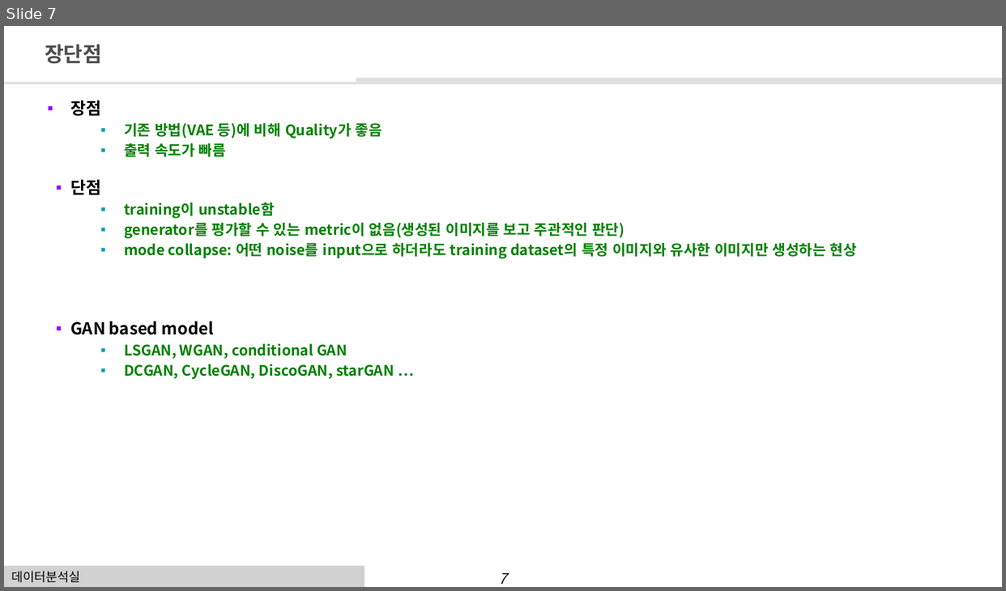
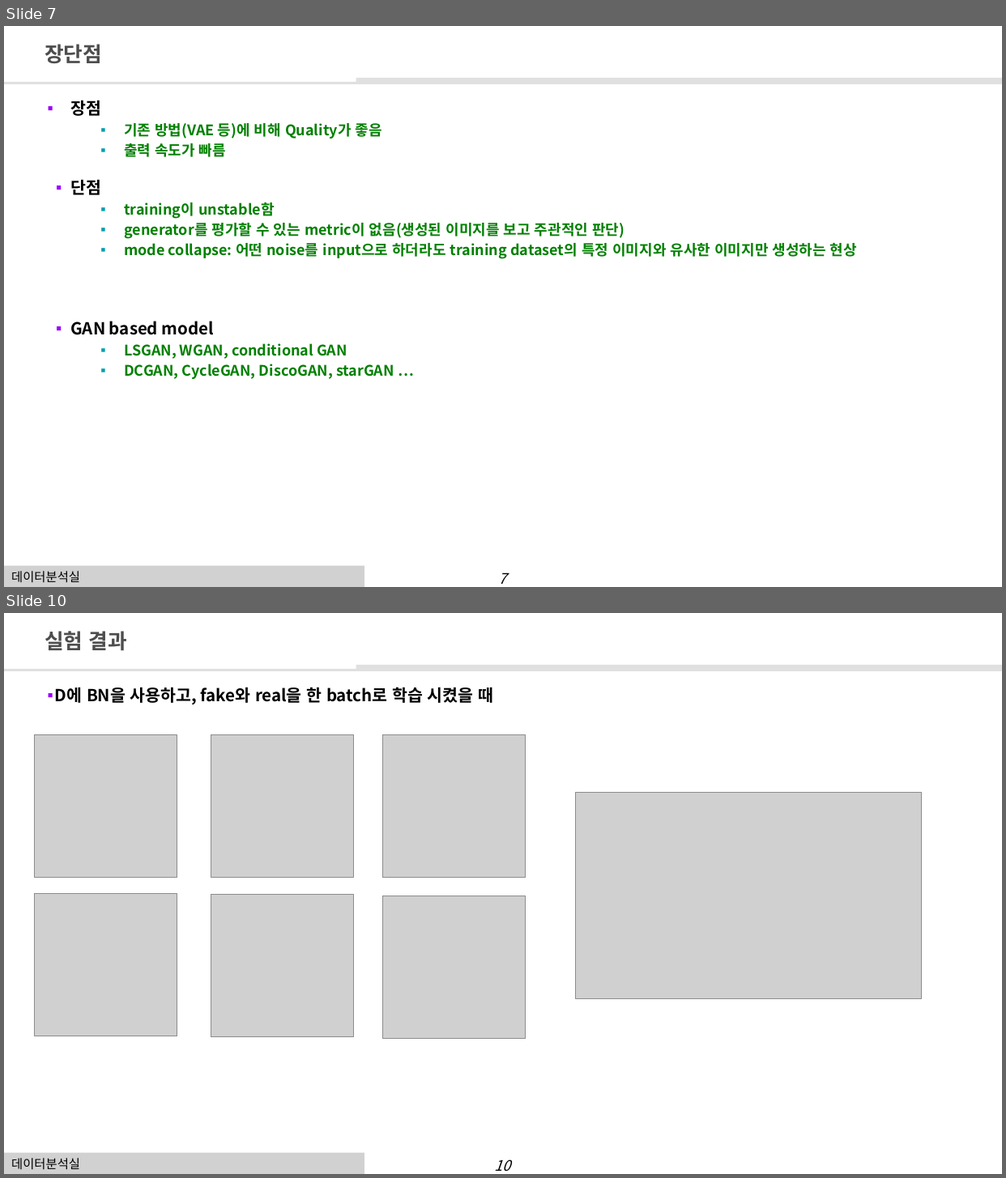
Before and after one commit to BeomSooKim/paper-summary, a slide deck: GAN.pptx. Shown one above the other, each under a label of ours: slide 7 before the commit, slides 7 and 10 after it; the slides between them are not shown. The pictures are 1006x591 and 1006x1178 pixels, drawn with LibreOffice and Linux fonts; fonts in the diff are those of the drawing; grey boxes stand for pictures; background and template pictures are left out. Boxes give left, top, right and bottom in pixels: in the first picture for what was removed or moved away, otherwise in the second. Text is boxed around its words. In the diff, an @@ line names an element or a change of style, - is before the commit and + after.

```diff
--- a/GAN.pptx
+++ b/GAN.pptx
@@ slide 10 added at box(4, 613, 1002, 1174), background #FFFFFF; not listed: 4 template elements that a slide beside it also shows @@
@@ title added at box(44, 631, 127, 651), 20 pt, text #4D4D4D, bold @@
+실험 결과
@@ text added at box(55, 687, 493, 705), 16 pt, text #000000, bold @@
+▪ D에 BN을 사용하고, fake와 real을 한 batch로 학습 시켰을 때
@@ picture added at box(34, 735, 177, 877) @@
@@ picture added at box(211, 735, 355, 877) @@
@@ picture added at box(383, 735, 526, 877) @@
@@ picture added at box(576, 793, 921, 999) @@
@@ picture added at box(34, 894, 177, 1037) @@
@@ picture added at box(211, 895, 355, 1037) @@
@@ picture added at box(383, 896, 526, 1039) @@
```
Also in this commit, not shown: 2 slides changed, 4 other slides added.
